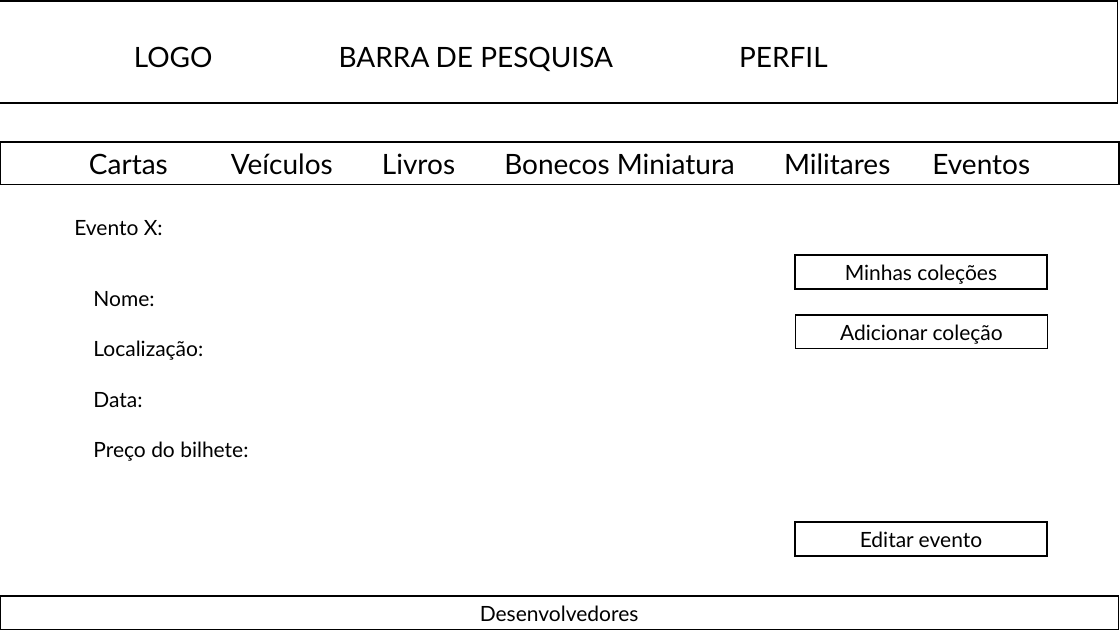
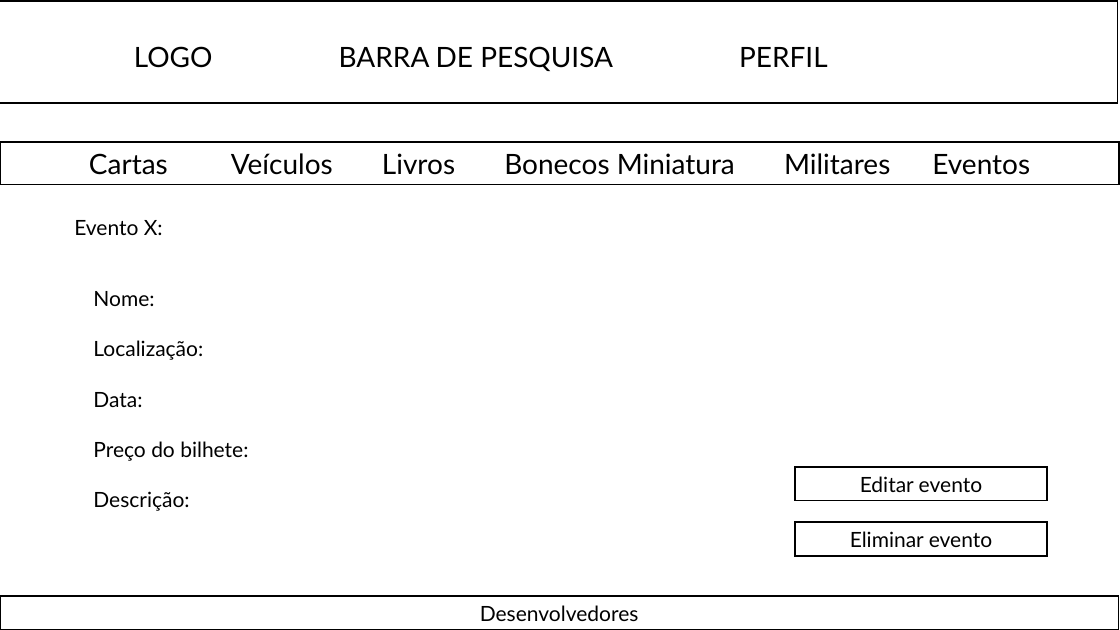
Before and after one commit to diogo-tavares/EIS_2526-G2_MEEC, a slide deck: slide 15 of SIE_mockups.pptx (slide 13 before the commit). Drawn at 1120x630 pixels with LibreOffice and Linux fonts; fonts in the diff are those of the drawing. Boxes give left, top, right and bottom in pixels: in the first picture for what was removed or moved away, otherwise in the second. Text is boxed around its words. In the diff, an @@ line names an element or a change of style, - is before the commit and + after.

```diff
--- a/SIE_mockups.pptx
+++ b/SIE_mockups.pptx
@@ rectangle removed at <box>796,255,1048,289</box> @@
-Minhas coleções
@@ rectangle removed at <box>796,315,1048,349</box> @@
-Adicionar coleção
@@ rectangle added at <box>796,467,1048,501</box>, fill #FFFFFF, outline #000000 1.5 pt, 18 pt, text #000000 @@
+Editar evento
@@ text at <box>93,491,189,511</box>: paragraph added @@
+Descrição:
@@ text in rectangle at <box>850,531,992,547</box>: text changed @@
-Editar evento
+Eliminar evento
```
Also in this commit, not shown: 5 other slides changed, 5 slides added.
